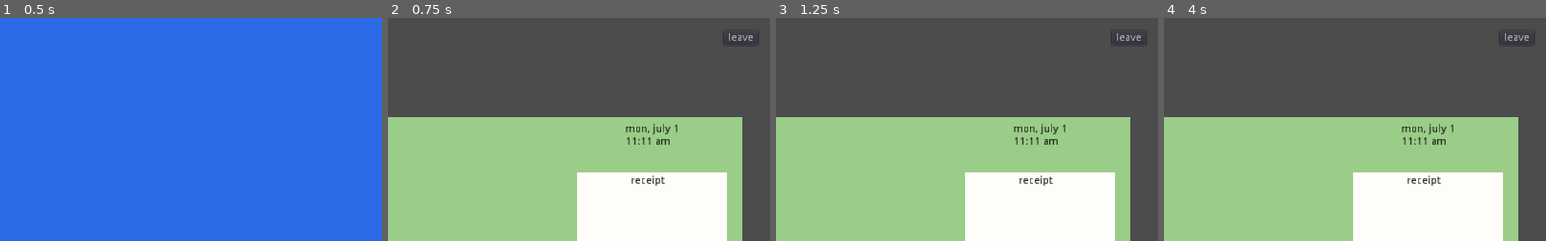
Above: before the commit, frames 1-4 (left to right).
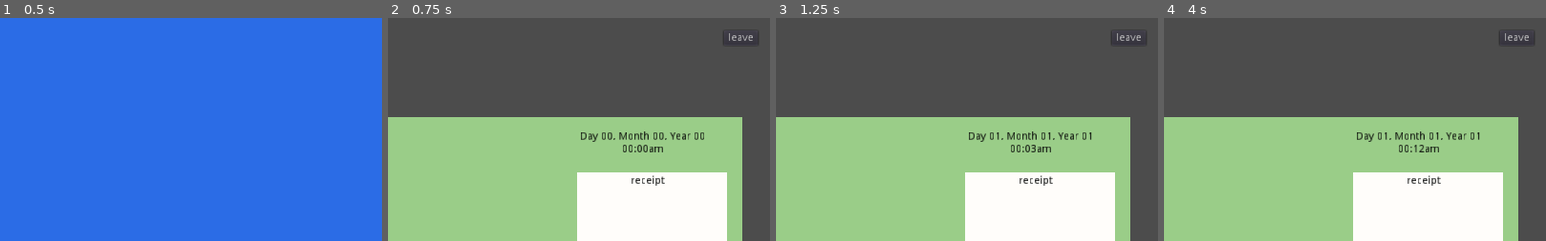
Above: after the commit, the same moments.

Repository: lstebner/pizzatheworld
Game: Godot game, scene res://scenes/PizzaShop.tscn
The game is run twice, just before and just after one commit, with the same random seed, the same clock (stepped at 60 frames per second) and the same inputs.
Inputs:
- Up to frame 1 (0.5 s): no input
- Up to frame 2 (0.75 s): click "go to counter" at 0.5 s
- Up to frame 3 (1.25 s): no input
- Up to frame 4 (4 s): click "next customer" at 1.25 s; click "next customer" at 2 s; click "leave" at 2.75 s; click "go to counter" at 3.5 s
The pictures show only the part of the screen within x 50-100%, y 0-50%; the shares and areas given below are measured in that part.

Frame 1 is identical in both runs. In frame 2, 1.1% of the frame differs, in the area x 50-83%, y 47-61%; in frame 3, 1.0%; in frame 4, 1.0%.

Commit message:
feat: World.currentDate functionality
  there is now a ticking 'time since epoch' that keeps track of the
  current date including hour, minute, day, month, and year. the POS
  displays a formatted version.

Diff:
--- a/World.gd
+++ b/World.gd
@@ -1,12 +1,65 @@
 extends Node
 
+const SECONDS_IN_MINUTE = 1
+const MINUTES_IN_HOUR = 20
+const HOURS_IN_DAY = 24
+const DAYS_IN_MONTH = 30
+const MONTHS_IN_YEAR = 12
+
+const DAYS_IN_YEAR = DAYS_IN_MONTH * MONTHS_IN_YEAR
+const SECONDS_IN_HOUR = SECONDS_IN_MINUTE * MINUTES_IN_HOUR
+const SECONDS_IN_DAY = SECONDS_IN_HOUR * HOURS_IN_DAY
+const SECONDS_IN_MONTH = SECONDS_IN_DAY * DAYS_IN_MONTH
+const SECONDS_IN_YEAR = DAYS_IN_YEAR * SECONDS_IN_DAY
 
 var timeSinceEpoch = 0
+var timeIsFrozen = false
 
-
-# Called when the node enters the scene tree for the first time.
-func _ready():
-	pass
+var currentDate = {
+	"hour": 0,
+	"minute": 0,
+	"dayOfMonth": 0,
+	"monthOfYear": 0,
+	"year": 0,
+	"ampm": "am",
+}
 
 func _process(delta):
+	if timeIsFrozen: return
+
 	timeSinceEpoch += delta
+	updateDate()
+
+func freezeTime():
+	timeIsFrozen = true
+
+func unfreezeTime():
+	timeIsFrozen = false
+
+func updateDate():
+	var time = int(timeSinceEpoch)
+	if time == 0: return
+
+	var epochYears = floor(time / SECONDS_IN_YEAR)
+	var epochMonths = floor(time / SECONDS_IN_MONTH)
+	var epochDays = floor(time / SECONDS_IN_DAY)
+	var epochHours = floor(time / SECONDS_IN_HOUR)
+	var epochMinutes = floor(time / SECONDS_IN_MINUTE)
+
+	currentDate.year = 1 + epochYears
+	currentDate.monthOfYear = 1 + epochMonths - epochYears * MONTHS_IN_YEAR
+	currentDate.dayOfMonth = 1 + epochDays - epochMonths * DAYS_IN_MONTH
+	currentDate.hour = int(epochHours) % HOURS_IN_DAY
+	currentDate.minute = int(epochMinutes) % SECONDS_IN_HOUR * (60 / SECONDS_IN_HOUR) # minutes are adjusted to act like a 60 minute clock regardless of how many minutes per hour the game ticks
+
+	if currentDate.hour < HOURS_IN_DAY / 2:
+		currentDate.ampm = "am"
+	else:
+		currentDate.ampm = "pm"
+
+func formattedDateString():
+	return "Day %s, Month %s, Year %s\n%s:%s%s" % [zeroPad(currentDate.dayOfMonth), zeroPad(currentDate.monthOfYear), zeroPad(currentDate.year), zeroPad(currentDate.hour), zeroPad(currentDate.minute), currentDate.ampm]
+
+func zeroPad(num):
+	if num < 10: return "0%s" % num
+	return "%s" % num
--- a/scenes/POS.gd
+++ b/scenes/POS.gd
@@ -9,6 +9,9 @@
 	createAllButtons()
 	$actions/GridContainer/SubmitOrder.connect("pressed", self, "_on_submit_order_pressed")
 	$actions/GridContainer/CancelOrder.connect("pressed", self, "_on_cancel_order_pressed")
+
+func _process(delta):
+	$clock/datetime.text = GlobalWorld.formattedDateString()
 
 func createAllButtons():
 	for size in Constants.PIZZA_SIZES.values():
--- a/scenes/POS.tscn
+++ b/scenes/POS.tscn
@@ -193,11 +193,14 @@
 position = Vector2( 523.605, 8.81424 )
 
 [node name="datetime" type="Label" parent="clock"]
-margin_right = 40.0
-margin_bottom = 14.0
+margin_left = -61.4238
+margin_top = 10.2373
+margin_right = 10.5762
+margin_bottom = 41.2373
 custom_colors/font_color = Color( 0, 0, 0, 1 )
 text = "mon, july 1
 11:11 am"
+align = 1
 __meta__ = {
 "_edit_use_anchors_": false
 }
